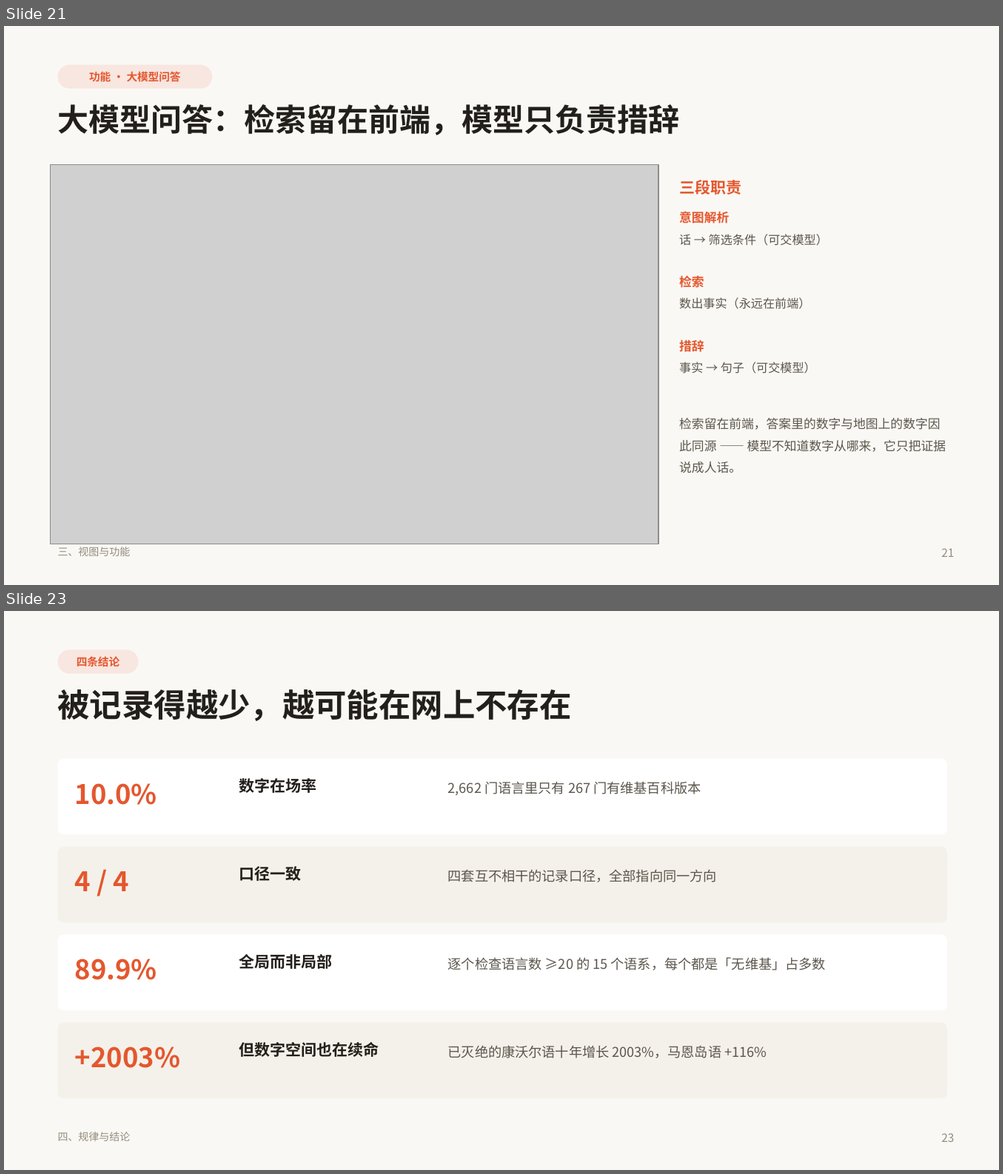
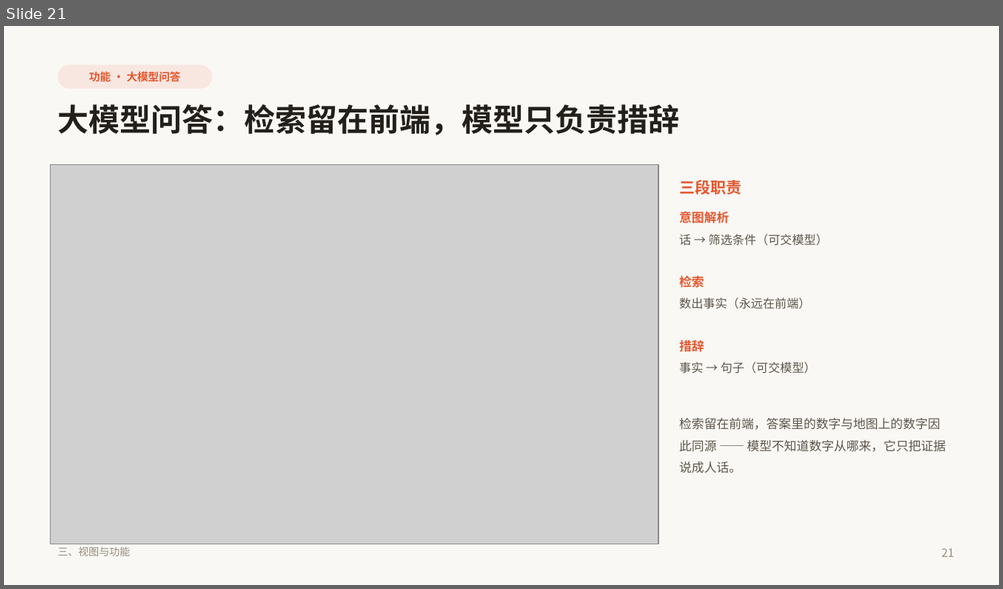
Before and after one commit to quvro/world-language-vitality-map, a slide deck: paper/世界语言赛博活力图谱_答辩PPT.pptx. Shown one above the other, each under a label of ours: slides 21 and 23 before the commit, slide 21 after it; the slides between them are not shown. The pictures are 1003x1174 and 1003x589 pixels, drawn with LibreOffice and Linux fonts; fonts in the diff are those of the drawing; grey boxes stand for pictures. Boxes give left, top, right and bottom in pixels: in the first picture for what was removed or moved away, otherwise in the second. Text is boxed around its words. In the diff, an @@ line names an element or a change of style, - is before the commit and + after.

Commit message:
﻿refactor(ppt): 第四部分重写为「结论与展望」
按用户要求拆成三块，共 4 个内容页：

23 四条规律
   10.0% 数字在场率 / 8 对 8 同向显著 / 15 个语系全是多数无维基 / 但不是单向漏斗
24 两个小例子
   例一 康沃尔语：最后一位母语者 1777 年去世，月阅读量 10.3 万 → 215 万（21 倍）
   例二 塞德克语 +10,270%：基线只有个位数，任何小波动都被放大 —— 增长率本身会骗人
   附一个只有作者知道的小细节：WALS 码 deu 在这份数据里是 Deuri 不是德语
25 三点不足与三条下一步
   覆盖面 / 单平台 / 端点敏感（首尾比值）→ 全量 Glottolog / 多平台 / Mann-Kendall 趋势检验
26 参考文献（9 条）

页脚统一改为「四、结论与展望」。总页数 26 → 27。
讲稿同步重导出：3,499 字。

```diff
--- a/paper/世界语言赛博活力图谱_答辩PPT.pptx
+++ b/paper/世界语言赛博活力图谱_答辩PPT.pptx
@@ slide 23 removed at [4, 611, 999, 1170], background #FAF8F4 @@
@@ rounded rectangle removed at [58, 649, 138, 674] @@
-四条结论
@@ text removed at [58, 689, 572, 721] @@
-被记录得越少，越可能在网上不存在
@@ rounded rectangle removed at [58, 759, 947, 834] @@
@@ text removed at [75, 783, 157, 805] @@
-10.0%
@@ text removed at [239, 778, 316, 793] @@
-数字在场率
@@ text removed at [448, 781, 700, 796] @@
-2,662 门语言里只有 267 门有维基百科版本
@@ rounded rectangle removed at [58, 847, 947, 923] @@
@@ text removed at [75, 871, 129, 891] @@
-4 / 4
@@ text removed at [239, 866, 301, 881] @@
-口径一致
@@ text removed at [448, 869, 717, 883] @@
-四套互不相干的记录口径，全部指向同一方向
@@ rounded rectangle removed at [58, 935, 947, 1011] @@
@@ text removed at [75, 959, 157, 980] @@
-89.9%
@@ text removed at [239, 954, 332, 969] @@
-全局而非局部
@@ text removed at [448, 957, 826, 971] @@
-逐个检查语言数 ≥20 的 15 个语系，每个都是「无维基」占多数
@@ rounded rectangle removed at [58, 1023, 947, 1099] @@
@@ text removed at [75, 1047, 180, 1068] @@
-+2003%
@@ text removed at [239, 1042, 378, 1057] @@
-但数字空间也在续命
@@ text removed at [448, 1045, 766, 1059] @@
-已灭绝的康沃尔语十年增长 2003%，马恩岛语 +116%
@@ text removed at [58, 1132, 131, 1142] @@
-四、规律与结论
@@ text removed at [941, 1133, 953, 1142] @@
-23
```
Also in this commit, not shown: 1 slide changed, 4 slides added, 2 other slides removed, 4 other files.
